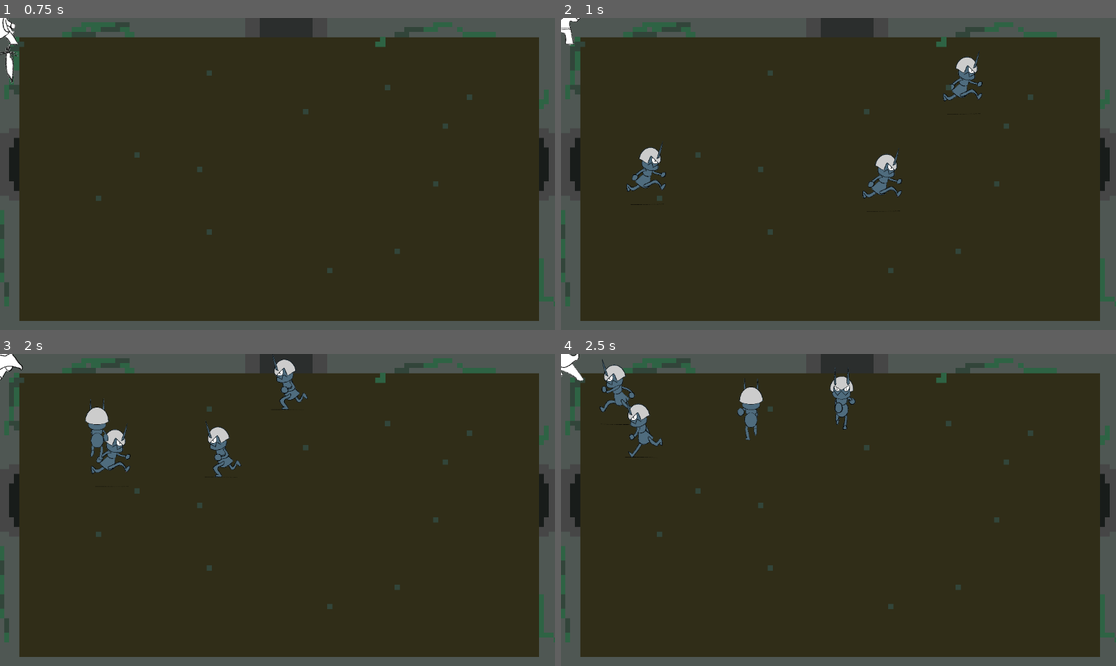
Above: before the commit, frames 1-4 (two rows, left to right).
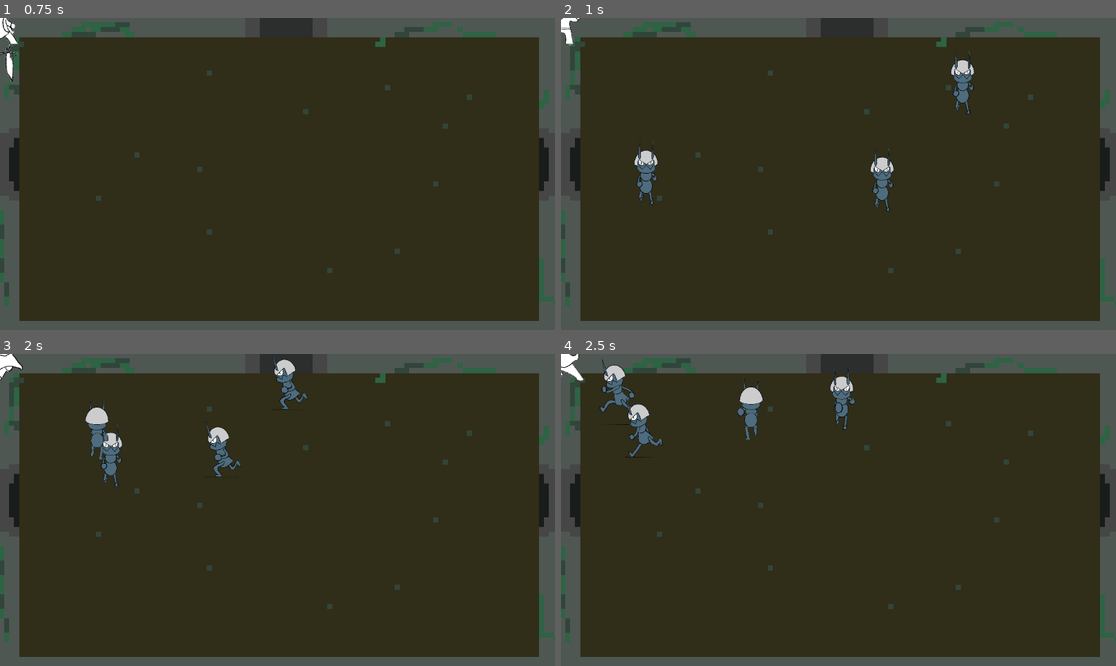
Above: after the commit, the same moments.

Repository: bcorrigall/ratknight
Game: Godot game, scene res://room.tscn
Same seed, same stepped clock (60 frames per second), same inputs: the game is played once before the commit and once after it. This scene is started directly instead of the project's main scene.
Inputs (mouse positions are in pixels of both pictures, inside the frame that each line leads up to):
- Up to frame 1 (0.75 s): tap Enter at 0.5 s; move the mouse to (249, 236) at 0.52 s; hold Up (move_up) from 0.53 s (still down); hold J (attack_light) from 0.53 s (still down)
- Up to frame 2 (1 s): keep holding Up (move_up); keep holding J (attack_light)
- Up to frame 3 (2 s): keep holding Up (move_up); move the mouse to (444, 556) at 1.27 s; release J (attack_light) at 1.28 s; tap K (attack_spin) at 1.35 s
- Up to frame 4 (2.5 s): move the mouse to (672, 463) at 2.02 s; release Up (move_up) at 2.03 s; hold A (move_left) from 2.03 s (still down); hold Shift (dash) from 2.03 s (still down)

Frame 1 is identical in both runs. In frame 2, 1.4% of the frame differs, in the area x 11-76%, y 10-62%; in frame 3, 0.4%; in frame 4, nothing differs.

Commit message:
sword area entered

Diff:
--- a/Attack.gd
+++ b/Attack.gd
@@ -18,16 +18,6 @@
 func _on_timer_timeout():
 	queue_free()
 
-
-func _on_area_2d_body_entered(body):
-	if(body.get_name().begins_with("Enemy")):
-		print(body.health)
-		body.health = body.health - damage
-		print(body.health)
-		queue_free()
-
-
-
 func _on_attack_area_area_entered(area):
 	if(area.get_name().begins_with("HurtBox")):
 		var enemy = area.get_parent()
--- a/enemy.gd
+++ b/enemy.gd
@@ -34,6 +34,7 @@
 		speed_boost = 0
 	else:
 		speed_boost = 50
+
 
 
 	if ((position.distance_to(playerposition) > 30) and !attacking):
--- a/enemy.tscn
+++ b/enemy.tscn
@@ -209,7 +209,7 @@
 clip_children = 2
 scale = Vector2(0.138125, 0.151875)
 sprite_frames = SubResource("SpriteFrames_1gqbj")
-animation = &"move_side"
+animation = &"move_front"
 
 [node name="ColorRect" type="ColorRect" parent="AnimatedSprite2D"]
 offset_left = -463.348
--- a/playerMovement.gd
+++ b/playerMovement.gd
@@ -75,6 +75,7 @@
 		"Regenerate": regenerate_bonus += 0.5
 		"Dash Attack": dash_attack = true
 		"Dash Cooldown": dash_cooldown -= 2
+
 
 func attack_animation(direction, cooldown):
 	attack_direction = rad_to_deg(direction.angle())
--- a/sword.gd
+++ b/sword.gd
@@ -9,9 +9,9 @@
 func _ready():
 	print("sword")
 
-func _on_body_entered(body):
+func _on_area_entered(area):
 	the_rat = get_tree().get_nodes_in_group("player")
-	if(body.get_name().begins_with("Enemy") and get_parent().visible):
-		print(body.health)
-		body.health = body.health - (damage + the_rat[0].damage_bonus)
-		print(body.health)
+	if(area.get_name().begins_with("HurtBox") and get_parent().visible):
+		print(area.get_parent().health)
+		area.get_parent().health = area.get_parent().health - (damage + the_rat[0].damage_bonus)
+		print(area.get_parent().health)
--- a/the_rat.tscn
+++ b/the_rat.tscn
@@ -635,6 +635,7 @@
 
 [connection signal="area_entered" from="theRatArea2D" to="." method="_on_the_rat_area_2d_area_entered"]
 [connection signal="body_entered" from="theRatArea2D" to="." method="_on_area_2d_body_entered"]
+[connection signal="area_entered" from="Weapon/Sword" to="Weapon/Sword" method="_on_area_entered"]
 [connection signal="body_entered" from="Weapon/Sword" to="Weapon/Sword" method="_on_body_entered"]
 [connection signal="timeout" from="Dash" to="." method="_on_dash_timeout"]
 [connection signal="timeout" from="Invinciblilty" to="." method="_on_invinciblilty_timeout"]
